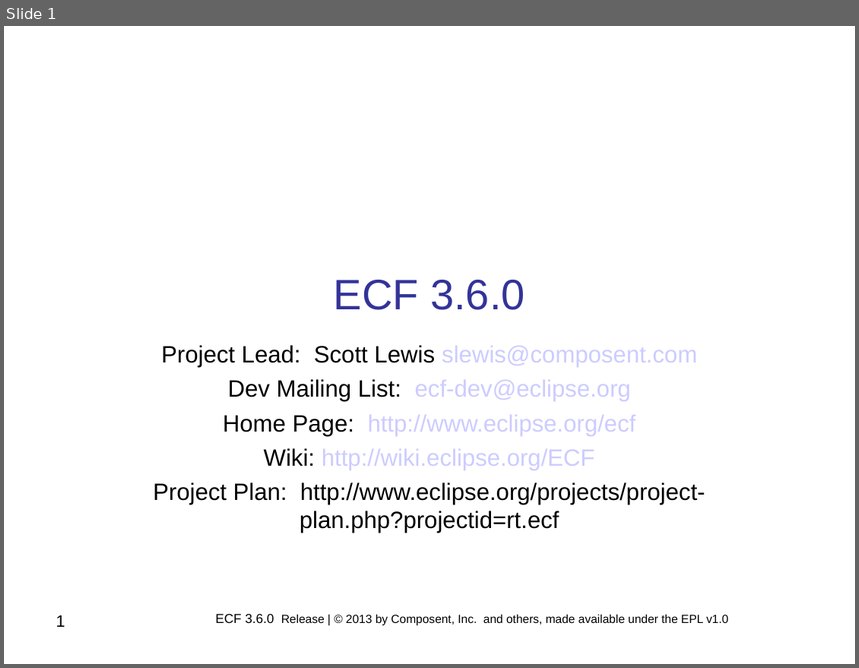
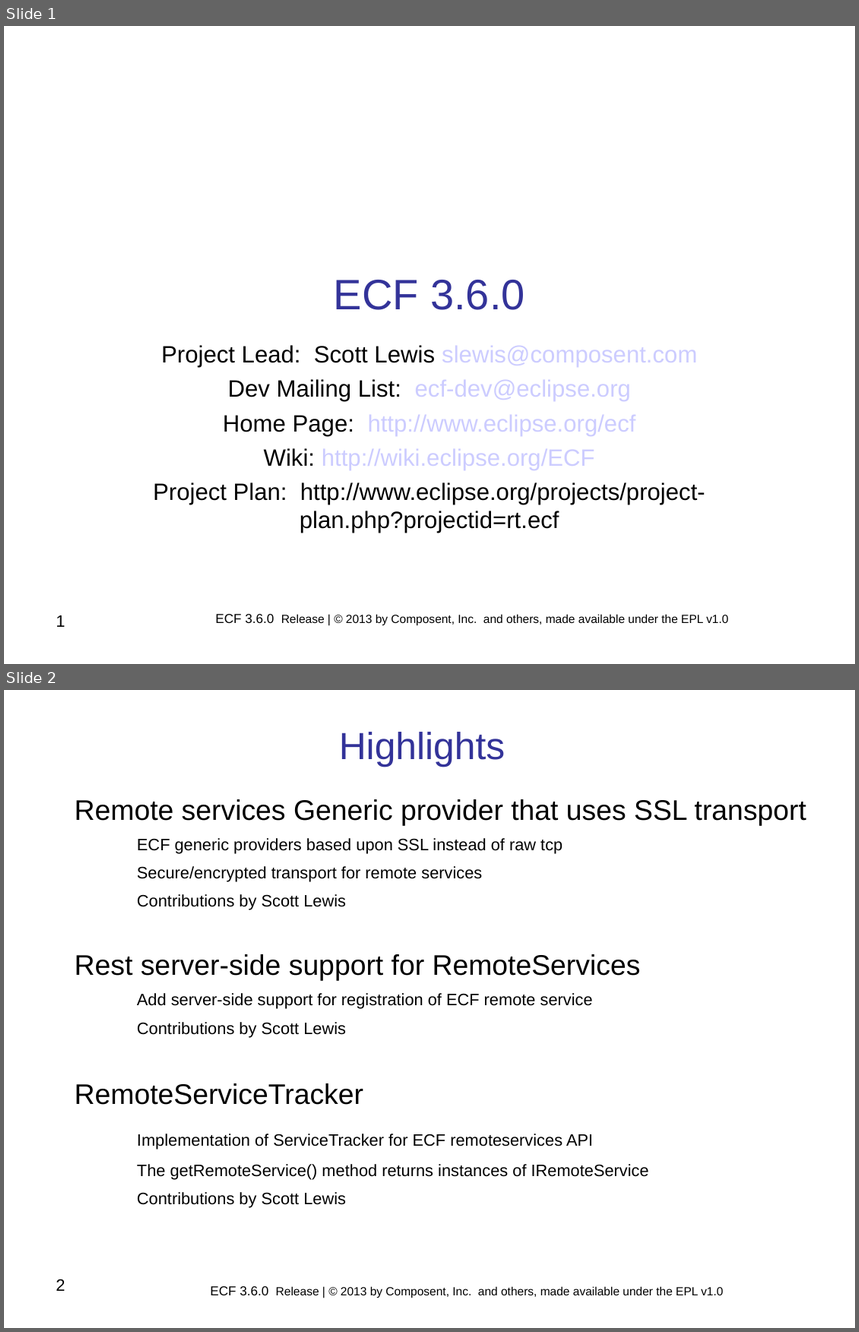
Before and after one commit to eclipse/ecf-website, a slide deck: reviews/ECF_Project_3.6.0_Release_Review.ppt. Shown one above the other, each under a label of ours: slide 1 before the commit, slides 1 and 2 after it. The pictures are 859x668 and 859x1332 pixels, drawn with LibreOffice and Linux fonts; fonts in the diff are those of the drawing; background and template pictures are left out. Boxes give left, top, right and bottom in pixels: in the first picture for what was removed or moved away, otherwise in the second. Text is boxed around its words. In the diff, an @@ line names an element or a change of style, - is before the commit and + after.

Commit message:
Changes to 3.6.0 release review slides.  Contribution from Tishan

```diff
--- a/reviews/ECF_Project_3.6.0_Release_Review.ppt
+++ b/reviews/ECF_Project_3.6.0_Release_Review.ppt
@@ slide 2 added at box(4, 690, 855, 1328), background #FFFFFF @@
@@ text added at box(339, 732, 505, 768), 32 pt, text #333399 @@
+Highlights
@@ text added at box(75, 799, 807, 1208), 14 pt, text #000000 @@
+Remote services Generic provider that uses SSL transport
+ECF generic providers based upon SSL instead of raw tcp
+Secure/encrypted transport for remote services
+Contributions by Scott Lewis
+Rest server-side support for RemoteServices
+Add server-side support for registration of ECF remote service
+Contributions by Scott Lewis
+RemoteServiceTracker
+Implementation of ServiceTracker for ECF remoteservices API
+The getRemoteService() method returns instances of IRemoteService
+Contributions by Scott Lewis
@@ page number added at box(56, 1279, 65, 1291), 14 pt, text #000000 @@
+2
@@ text added at box(210, 1287, 723, 1299), 10 pt, text #000000 @@
+ECF 3.6.0 Release | © 2013 by Composent, Inc. and others, made available under the EPL v1.0
```
Also in this commit, not shown: 8 slides changed, 1 slide removed.
